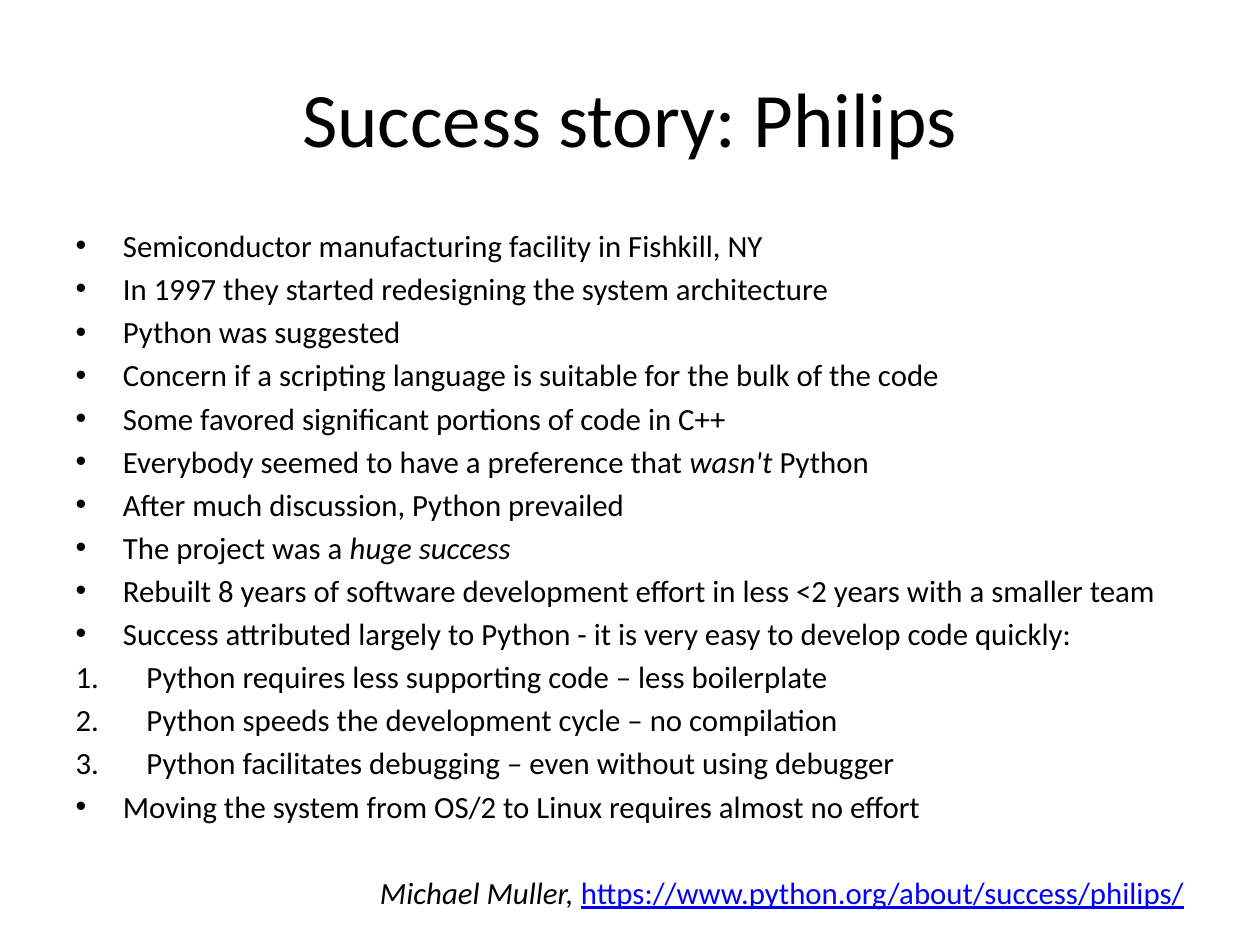
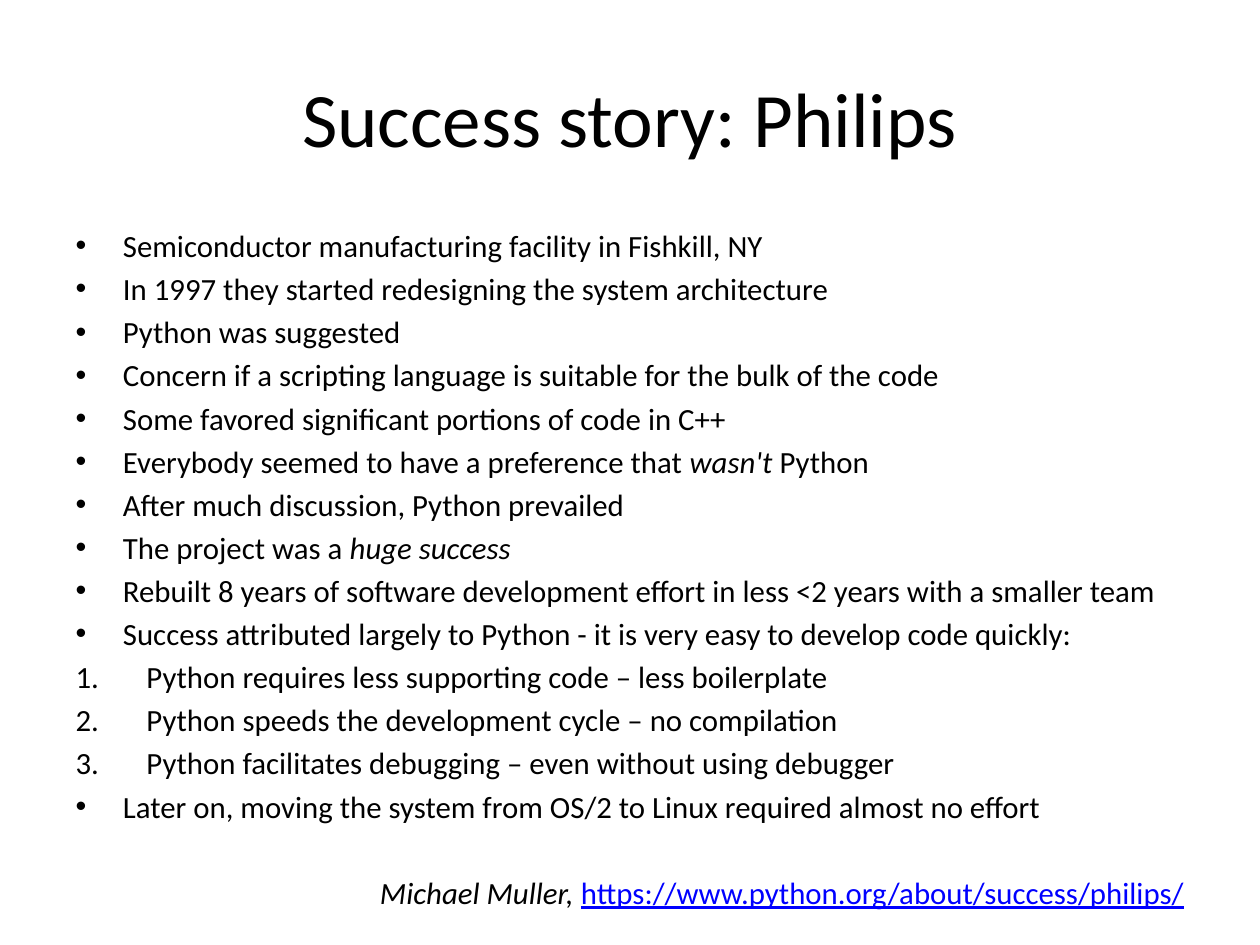
Before and after one commit to yoavram/Py4Eng, a slide deck: slide 19 of docs/Introduction to Python.pptx (slide 20 before the commit). Drawn at 1260x945 pixels with LibreOffice and Linux fonts; fonts in the diff are those of the drawing. Boxes give left, top, right and bottom in pixels: in the first picture for what was removed or moved away, otherwise in the second. Text is boxed around its words. In the diff, an @@ line names an element or a change of style, - is before the commit and + after.

```diff
--- a/docs/Introduction to Python.pptx
+++ b/docs/Introduction to Python.pptx
@@ text at (x1=123, y1=796, x2=1040, y2=824): text changed @@
-• Moving the system from OS/2 to Linux requires almost no effort
+• Later on, moving the system from OS/2 to Linux required almost no effort
```
Also in this commit, not shown: 24 other slides changed.
